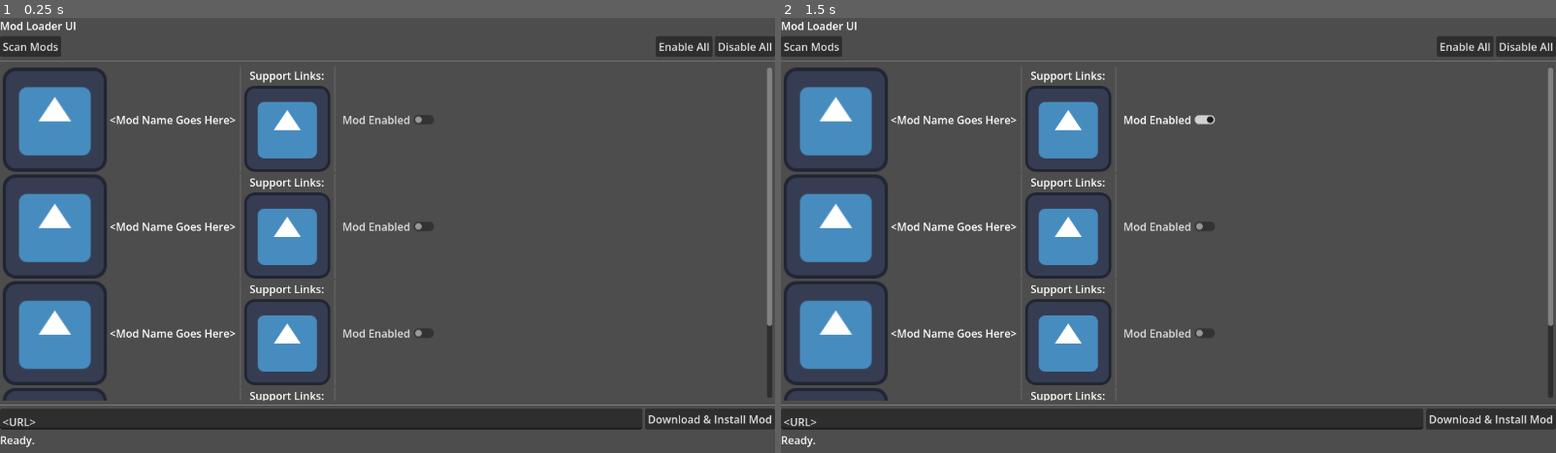
Above: before the commit, frames 1-2 (left to right).
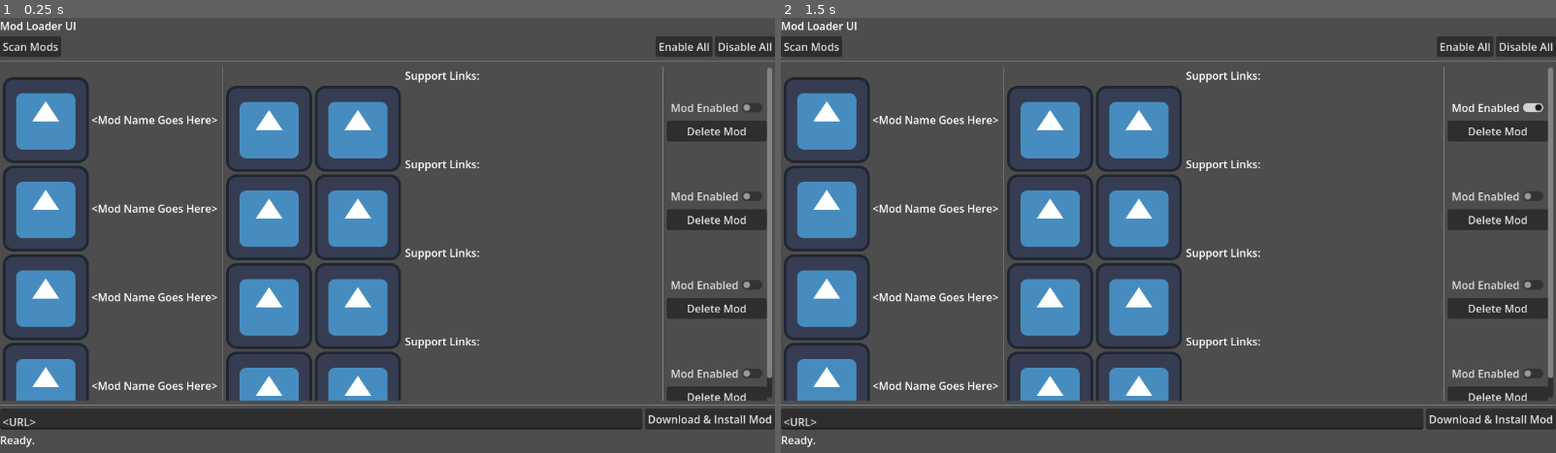
Above: after the commit, the same moments.

Repository: ScorpionInc/Godot-Mod-Loader
Game: Godot game, scene res://Scenes/ModUI.tscn
Same seed, same stepped clock (60 frames per second), same inputs: the game is played once before the commit and once after it. The engine's default icon, where the game draws it, is replaced by a stand-in: a white triangle on a blue panel in a dark square.
Inputs (mouse positions are in pixels of both pictures, inside the frame that each line leads up to):
- Up to frame 1 (0.25 s): no input
- Up to frame 2 (1.5 s): click (1067, 126) at 0.52 s; click "Mod Enabled" at 1.25 s

The runs differ from the first frame. In frame 1, 19% of the frame differs, in the area x 0-100%, y 11-88%; in frame 2, 19%.

Commit message:
Mod Panel UI WIP

Diff:
--- a/Scenes/ModUI.tscn
+++ b/Scenes/ModUI.tscn
@@ -62,9 +62,11 @@
 
 [node name="ModUIPanel" parent="Control/VBoxContainer/ScrollContainer/VBoxContainer" unique_id=1448863587 instance=ExtResource("1_s1101")]
 layout_mode = 2
+size_flags_vertical = 3
 
 [node name="ModUIPanel2" parent="Control/VBoxContainer/ScrollContainer/VBoxContainer" unique_id=1137854088 instance=ExtResource("1_s1101")]
 layout_mode = 2
+size_flags_vertical = 3
 
 [node name="ModUIPanel3" parent="Control/VBoxContainer/ScrollContainer/VBoxContainer" unique_id=1903283049 instance=ExtResource("1_s1101")]
 layout_mode = 2
--- a/Scenes/ModUIPanel.tscn
+++ b/Scenes/ModUIPanel.tscn
@@ -2,58 +2,88 @@
 
 [ext_resource type="Texture2D" uid="uid://bqalt0xw7ng5w" path="res://icon.svg" id="1_8yq7x"]
 
-[node name="ModUIPanel" type="AspectRatioContainer" unique_id=1137854088]
-custom_minimum_size = Vector2(0, 100)
+[node name="ModUIPanel" type="Control" unique_id=1720623482]
+custom_minimum_size = Vector2(256, 128)
+layout_mode = 3
 anchors_preset = 15
 anchor_right = 1.0
 anchor_bottom = 1.0
-offset_right = -504.0
-offset_bottom = -493.0
 grow_horizontal = 2
 grow_vertical = 2
 size_flags_horizontal = 3
-alignment_horizontal = 0
 
-[node name="ContentsContainer" type="HBoxContainer" parent="." unique_id=1944658933]
+[node name="MarginContainer" type="MarginContainer" parent="." unique_id=1291341707]
+layout_mode = 1
+anchors_preset = 10
+anchor_right = 1.0
+offset_bottom = 128.0
+grow_horizontal = 2
+
+[node name="ContentsContainer" type="HBoxContainer" parent="MarginContainer" unique_id=1944658933]
 layout_mode = 2
 
-[node name="TextureRect" type="TextureRect" parent="ContentsContainer" unique_id=1697712323]
+[node name="AspectRatioContainer" type="AspectRatioContainer" parent="MarginContainer/ContentsContainer" unique_id=279312230]
+custom_minimum_size = Vector2(128, 128)
+layout_mode = 2
+
+[node name="IconTextureRect" type="TextureRect" parent="MarginContainer/ContentsContainer/AspectRatioContainer" unique_id=1697712323]
 layout_mode = 2
 texture = ExtResource("1_8yq7x")
-expand_mode = 3
 
-[node name="Label" type="Label" parent="ContentsContainer" unique_id=1590688106]
+[node name="ModNameLabel" type="Label" parent="MarginContainer/ContentsContainer" unique_id=1590688106]
 layout_mode = 2
 text = "<Mod Name Goes Here>"
 
-[node name="VSeparator2" type="VSeparator" parent="ContentsContainer" unique_id=353287166]
+[node name="VSeparator1" type="VSeparator" parent="MarginContainer/ContentsContainer" unique_id=353287166]
 layout_mode = 2
 
-[node name="VBoxContainer" type="VBoxContainer" parent="ContentsContainer" unique_id=800882155]
+[node name="EndFlowContainer" type="HFlowContainer" parent="MarginContainer/ContentsContainer" unique_id=1921331202]
 layout_mode = 2
+size_flags_horizontal = 3
+alignment = 2
 
-[node name="SupportLabel" type="Label" parent="ContentsContainer/VBoxContainer" unique_id=1515354028]
+[node name="SupportVBoxContainer" type="VBoxContainer" parent="MarginContainer/ContentsContainer/EndFlowContainer" unique_id=800882155]
+layout_mode = 2
+size_flags_horizontal = 3
+
+[node name="SupportLabel" type="Label" parent="MarginContainer/ContentsContainer/EndFlowContainer/SupportVBoxContainer" unique_id=1515354028]
 layout_mode = 2
 text = "Support Links:"
 horizontal_alignment = 1
 vertical_alignment = 1
 
-[node name="TextureButton" type="TextureButton" parent="ContentsContainer/VBoxContainer" unique_id=985802384]
+[node name="SupportHBoxContainer" type="HBoxContainer" parent="MarginContainer/ContentsContainer/EndFlowContainer/SupportVBoxContainer" unique_id=1849142847]
 layout_mode = 2
+
+[node name="LinkTextureButton1" type="TextureButton" parent="MarginContainer/ContentsContainer/EndFlowContainer/SupportVBoxContainer/SupportHBoxContainer" unique_id=985802384]
+custom_minimum_size = Vector2(16, 16)
+layout_mode = 2
+size_flags_horizontal = 0
+size_flags_vertical = 0
 texture_normal = ExtResource("1_8yq7x")
 texture_pressed = ExtResource("1_8yq7x")
+texture_hover = ExtResource("1_8yq7x")
 
-[node name="VSeparator" type="VSeparator" parent="ContentsContainer" unique_id=1905245262]
+[node name="LinkTextureButton2" type="TextureButton" parent="MarginContainer/ContentsContainer/EndFlowContainer/SupportVBoxContainer/SupportHBoxContainer" unique_id=1959280864]
+custom_minimum_size = Vector2(16, 16)
+layout_mode = 2
+size_flags_horizontal = 3
+size_flags_vertical = 4
+texture_normal = ExtResource("1_8yq7x")
+texture_pressed = ExtResource("1_8yq7x")
+texture_hover = ExtResource("1_8yq7x")
+
+[node name="VSeparator2" type="VSeparator" parent="MarginContainer/ContentsContainer/EndFlowContainer" unique_id=1905245262]
 layout_mode = 2
 
-[node name="CenterContainer" type="CenterContainer" parent="ContentsContainer" unique_id=1557282665]
+[node name="ActionsVBoxContainer" type="VBoxContainer" parent="MarginContainer/ContentsContainer/EndFlowContainer" unique_id=1789527109]
 layout_mode = 2
-size_flags_horizontal = 3
+alignment = 1
 
-[node name="HFlowContainer" type="HFlowContainer" parent="ContentsContainer/CenterContainer" unique_id=1926730208]
-layout_mode = 2
-size_flags_horizontal = 3
-
-[node name="EnableCheckButton" type="CheckButton" parent="ContentsContainer/CenterContainer/HFlowContainer" unique_id=1911452380]
+[node name="EnableCheckButton" type="CheckButton" parent="MarginContainer/ContentsContainer/EndFlowContainer/ActionsVBoxContainer" unique_id=1911452380]
 layout_mode = 2
 text = "Mod Enabled"
+
+[node name="DeleteButton" type="Button" parent="MarginContainer/ContentsContainer/EndFlowContainer/ActionsVBoxContainer" unique_id=1727437547]
+layout_mode = 2
+text = "Delete Mod"
